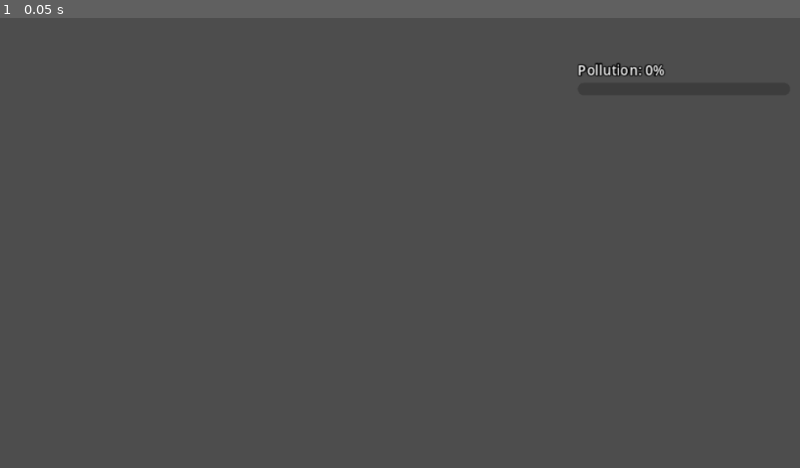
Above: before the commit, frame 1.
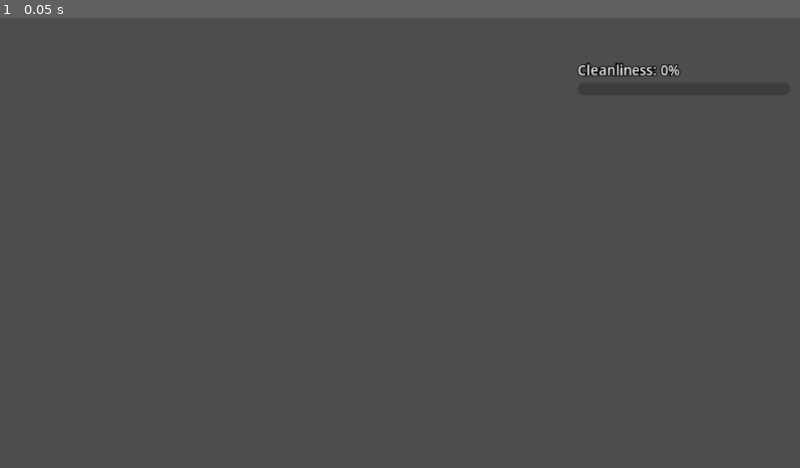
Above: after the commit, the same moment.

Repository: Faouzi-Blibech/EcoSus-Uncycled
Game: Godot game, scene res://ui/hud/hud.tscn
Same seed, same stepped clock (60 frames per second), same inputs: the game is played once before the commit and once after it. This scene is started directly instead of the project's main scene.
Inputs:
- Up to frame 1 (0.05 s): no input

The runs differ from the first frame. In frame 1, 0.2% of the frame differs, in the area x 72-86%, y 10-14%.

Commit message:
gameplay: protocol 2 client, v2 session fields, cleanliness HUD
- PROTOCOL_VERSION 2 in Net and the probe client
- Session reads spots, machine, gas and the private me fields (bags, cap, tool, heals, masks,
  infected_s, repollutes, ability) from snapshots and the rejoin welcome; missing means not mine
- HUD: green cleanliness meter, bag counter for Cleaners instead of the poison bar, no empty Tasks header
- Strings: Cleaner/Trasher on screen, Cleanliness meter, HUD_BAGS; HUD_POISON removed
- Hit, dump and pile clean stay until F2/F4 replace them (plan updated)

Merge together with the server's protocol 2 bump (Hedi, Task 2).

Diff:
--- a/client/autoload/net.gd
+++ b/client/autoload/net.gd
@@ -71,7 +71,7 @@
 	"sabotage_ended",
 ]
 
-const PROTOCOL_VERSION: int = 1
+const PROTOCOL_VERSION: int = 2
 const TILE_PX: float = 32.0
 const DEFAULT_SPEED_TILES_PER_S: float = 2.5
 const CONNECT_TIMEOUT_S: float = 6.0
--- a/client/autoload/session.gd
+++ b/client/autoload/session.gd
@@ -94,6 +94,23 @@
 var signature: Variant = null
 
 var meter: float = 0.0
+## v2 (protocol 2). Spot id -> "dirty" or "clean", from every snapshot.
+var spots: Dictionary = {}
+var machine_jammed: bool = false
+## The room a toxic gas warning runs in ("" when none) and the seconds before it lands.
+var gas_room: String = ""
+var gas_in_s: float = 0.0
+## Cleaner-only private fields. bag_cap 0 means this seat has no bags (a Trasher): no bag counter.
+var bags: int = 0
+var bag_cap: int = 0
+var has_tool: bool = false
+var heals: int = 0
+var masks: int = 0
+## Seconds before the virus takes me out; -1 when not infected.
+var infected_s: float = -1.0
+## Trasher-only: re-pollutes so far and the unlocked ability ("", "virus" or "gas").
+var repollutes: int = 0
+var ability: String = ""
 var match_t: float = 0.0
 var me_pos: Vector2 = Vector2.ZERO
 var has_me_pos: bool = false
@@ -398,6 +415,11 @@
 	last_chat_t = -1.0e9
 	ghost_chat = []
 	last_game_over = {}
+	spots = {}
+	machine_jammed = false
+	gas_room = ""
+	gas_in_s = 0.0
+	_read_private({})
 
 
 func _mark_out_from_seats() -> void:
@@ -462,6 +484,7 @@
 		cooldowns = Net.as_dict(st.get("cooldowns")).duplicate()
 		sabotage = Net.as_dict(st.get("sabotage")).duplicate(true)
 		emergencies_left = int(st.get("emergencies_left", 0))
+		_read_private(st)
 		var mt: Dictionary = Net.as_dict(st.get("meeting")).duplicate()
 		if not mt.is_empty():
 			mt["ends_at"] = Net.local_time() + float(mt.get("ends_in", 0.0))
@@ -531,6 +554,18 @@
 		poison = int(me["poison"])
 	if me.has("cd"):
 		cooldowns = Net.as_dict(me["cd"]).duplicate()
+	if data.has("me"):
+		_read_private(me)
+	if data.has("spots"):
+		spots = {}
+		for e in Net.as_array(data["spots"]):
+			var spot: Dictionary = Net.as_dict(e)
+			if spot.has("id"):
+				spots[str(spot["id"])] = str(spot.get("state", "dirty"))
+	machine_jammed = Net.as_dict(data.get("machine")).get("jammed") == true
+	var gas: Dictionary = Net.as_dict(data.get("gas"))
+	gas_room = str(gas.get("room", ""))
+	gas_in_s = _num(gas.get("in_s"), 0.0)
 	if me.has("status"):
 		is_out = str(me["status"]) == "out"
 		if is_out:
@@ -541,6 +576,25 @@
 		piles = []
 	sabotage = Net.as_dict(data.get("sabotage")).duplicate(true)
 	push_snapshot(data)
+
+
+## The v2 private fields of a snapshot's `me` or a rejoin's `welcome.state`. The server sends each only
+## to the seats it belongs to, so a missing (or null) key means "not mine", never an error.
+func _read_private(me: Dictionary) -> void:
+	bags = int(_num(me.get("bags"), 0.0))
+	bag_cap = int(_num(me.get("cap"), 0.0))
+	has_tool = me.get("tool") == true
+	heals = int(_num(me.get("heals"), 0.0))
+	masks = int(_num(me.get("masks"), 0.0))
+	infected_s = _num(me.get("infected_s"), -1.0)
+	repollutes = int(_num(me.get("repollutes"), 0.0))
+	ability = str(me["ability"]) if me.get("ability") is String else ""
+
+
+static func _num(v: Variant, fallback: float) -> float:
+	if typeof(v) == TYPE_INT or typeof(v) == TYPE_FLOAT:
+		return float(v)
+	return fallback
 
 
 func _on_event(data: Dictionary) -> void:
--- a/client/i18n/strings.csv
+++ b/client/i18n/strings.csv
@@ -41,11 +41,11 @@
 RECONNECT_TITLE,Connection lost,Connexion perdue
 RECONNECT_WAITING,Reconnecting...,Reconnexion...
 RECONNECT_TRYING,Reconnecting...,Reconnexion...
-ROLE_CITIZEN,Citizen,Citoyen
-ROLE_POLLUTER,Polluter,Pollueur
+ROLE_CITIZEN,Cleaner,Nettoyeur
+ROLE_POLLUTER,Trasher,Pollueur
 HUD_ROLE,Role: %s,Rôle : %s
 HUD_PARTNER,Partner: %s,Complice : %s
-HUD_METER,Pollution: %.0f%%,Pollution : %.0f%%
+HUD_METER,Cleanliness: %.0f%%,Propreté : %.0f%%
 HUD_PHASE,Phase: %s,Phase : %s
 HUD_PING,Weak connection,Connexion faible
 PHASE_LOBBY,Lobby,Salon
@@ -154,7 +154,6 @@
 HUD_TASK_STEPS,%d/%d,%d/%d
 HUD_TASK_ZONE,(%s),(%s)
 HUD_TASK_DONE,done,fait
-HUD_POISON,Poison (out at 100%),Poison (éliminé à 100 %)
 HUD_TIMER,%d:%02d,%d:%02d
 ACT_USE,Use,Agir
 ACT_REPORT,Report,Signaler
@@ -255,3 +254,4 @@
 MEETING_GHOST_LINE,%s (ghost): %s,%s (fantôme) : %s
 CHAT_GHOST_HINT,Ghost chat: only out players see it.,Discussion des fantômes : seuls les joueurs éliminés la voient.
 GHOST_CHAT_TITLE,Ghost chat,Discussion des fantômes
+HUD_BAGS,Bags: %d/%d,Sacs : %d/%d
--- a/client/tests/test_chat_text.gd
+++ b/client/tests/test_chat_text.gd
@@ -470,7 +470,7 @@
 	n.send_chat_text("hello")
 	assert_eq(n.last_type, "chat_text", "message type")
 	assert_eq(n.last_fields, {"text": "hello"}, "the text and nothing else")
-	assert_eq(n.PROTOCOL_VERSION, 1, "protocol version 1")
+	assert_eq(n.PROTOCOL_VERSION, 2, "protocol version 2")
 	assert_eq(ProbeClient.PROTOCOL_VERSION, n.PROTOCOL_VERSION, "the probe client says the same")
 	return true
 
--- /dev/null
+++ b/client/tests/test_session_v2.gd
@@ -0,0 +1,130 @@
+extends "res://tests/test_case.gd"
+## Protocol 2 (Cleaners vs Trashers) fields in Session: snapshot, rejoin welcome, new match.
+## Snapshots here skip `me.pos`: Net turns positions into Vector2 before Session sees them.
+
+const TEST_SAVE: String = "user://test_session_v2.cfg"
+const TEST_EJECTIONS: String = "user://test_ejections_v2.cfg"
+
+
+func _session() -> Object:
+	var s: Object = track(load("res://autoload/session.gd").new())
+	s.save_path = TEST_SAVE
+	s.ejections_path = TEST_EJECTIONS
+	return s
+
+
+func _cleanup_save() -> void:
+	for path in [TEST_SAVE, TEST_EJECTIONS]:
+		if FileAccess.file_exists(path):
+			DirAccess.remove_absolute(ProjectSettings.globalize_path(path))
+
+
+func _cleaner_snapshot() -> Dictionary:
+	return {
+		"t": "snapshot", "tick": 10, "s": 5.0, "phase": "playing", "meter": 30.0,
+		"me": {"vision": 4.0, "emergencies_left": 2,
+			"bags": 1, "cap": 1, "tool": false, "heals": 0, "masks": 1, "infected_s": 24.0},
+		"spots": [{"id": "market_bins", "state": "dirty"}, {"id": "depot_sink", "state": "clean"}],
+		"machine": {"jammed": false},
+		"gas": null,
+	}
+
+
+func _trasher_snapshot() -> Dictionary:
+	return {
+		"t": "snapshot", "tick": 11, "s": 5.05, "phase": "playing", "meter": 20.0,
+		"me": {"vision": 5.0, "emergencies_left": 2,
+			"repollutes": 2, "ability": "virus",
+			"cd": {"repollute": 4.5, "virus": 0.0, "gas": 0.0, "sabotage": 10.0}},
+		"spots": [{"id": "market_bins", "state": "clean"}],
+		"machine": {"jammed": true},
+		"gas": {"room": "gas_market", "in_s": 2.1},
+	}
+
+
+func test_client_speaks_protocol_2() -> bool:
+	assert_eq(Net.PROTOCOL_VERSION, 2, "protocol version sent in hello")
+	return true
+
+
+func test_cleaner_snapshot_fields() -> bool:
+	var s: Object = _session()
+	s._on_snapshot(_cleaner_snapshot())
+	assert_near(s.meter, 30.0, 0.001, "meter is cleanliness")
+	assert_eq(s.spots, {"market_bins": "dirty", "depot_sink": "clean"}, "spots by id")
+	assert_eq(s.bags, 1, "bags")
+	assert_eq(s.bag_cap, 1, "cap")
+	assert_eq(s.has_tool, false, "tool")
+	assert_eq(s.heals, 0, "heals")
+	assert_eq(s.masks, 1, "masks")
+	assert_near(s.infected_s, 24.0, 0.001, "infected countdown")
+	assert_eq(s.machine_jammed, false, "machine runs")
+	assert_eq(s.gas_room, "", "no gas warning")
+	assert_eq(s.repollutes, 0, "a Cleaner has no re-pollute count")
+	assert_eq(s.ability, "", "a Cleaner has no ability")
+	return true
+
+
+func test_trasher_snapshot_fields() -> bool:
+	var s: Object = _session()
+	s._on_snapshot(_trasher_snapshot())
+	assert_eq(s.repollutes, 2, "re-pollutes")
+	assert_eq(s.ability, "virus", "ability")
+	assert_near(float(s.cooldowns.get("repollute", -1.0)), 4.5, 0.001, "repollute cooldown")
+	assert_near(float(s.cooldowns.get("sabotage", -1.0)), 10.0, 0.001, "sabotage cooldown")
+	assert_eq(s.bags, 0, "a Trasher has no bags")
+	assert_eq(s.bag_cap, 0, "cap 0 means no bag counter")
+	assert_near(s.infected_s, -1.0, 0.001, "a Trasher is never infected")
+	assert_eq(s.machine_jammed, true, "machine jammed")
+	assert_eq(s.gas_room, "gas_market", "gas room")
+	assert_near(s.gas_in_s, 2.1, 0.001, "gas warning time")
+	return true
+
+
+func test_missing_fields_mean_not_mine() -> bool:
+	var s: Object = _session()
+	s._on_snapshot(_cleaner_snapshot())
+	var healed: Dictionary = _cleaner_snapshot()
+	healed["me"].erase("infected_s")
+	healed["gas"] = null
+	s._on_snapshot(healed)
+	assert_near(s.infected_s, -1.0, 0.001, "no infected_s after a heal")
+	s._on_snapshot(_trasher_snapshot())
+	var calm: Dictionary = _trasher_snapshot()
+	calm["gas"] = null
+	calm["me"]["ability"] = null
+	s._on_snapshot(calm)
+	assert_eq(s.gas_room, "", "gas over")
+	assert_near(s.gas_in_s, 0.0, 0.001, "no gas time")
+	assert_eq(s.ability, "", "null ability")
+	return true
+
+
+func test_rejoin_welcome_restores_v2_fields() -> bool:
+	var s: Object = _session()
+	s._on_welcome({
+		"seat": 1, "room": "ABCD", "token": "tok", "phase": "playing",
+		"state": {"phase": "playing", "role": "citizen", "status": "active", "tasks": [], "poison": null,
+			"bags": 2, "cap": 3, "tool": true, "heals": 1, "masks": 0, "infected_s": 12.0},
+	})
+	assert_eq(s.bags, 2, "bags")
+	assert_eq(s.bag_cap, 3, "backpack cap")
+	assert_eq(s.has_tool, true, "tool")
+	assert_eq(s.heals, 1, "heals")
+	assert_near(s.infected_s, 12.0, 0.001, "infection survives a rejoin")
+	_cleanup_save()
+	return true
+
+
+func test_new_match_resets_v2_fields() -> bool:
+	var s: Object = _session()
+	s._on_snapshot(_trasher_snapshot())
+	s._on_match_started({"role": "citizen", "spawn": Vector2.ZERO})
+	assert_eq(s.spots, {}, "spots")
+	assert_eq(s.repollutes, 0, "re-pollutes")
+	assert_eq(s.ability, "", "ability")
+	assert_eq(s.machine_jammed, false, "machine")
+	assert_eq(s.gas_room, "", "gas")
+	assert_near(s.infected_s, -1.0, 0.001, "infection")
+	_cleanup_save()
+	return true
--- a/client/tools/probe/probe_client.gd
+++ b/client/tools/probe/probe_client.gd
@@ -4,7 +4,7 @@
 ## autoloads. Every call polls the socket itself, so no scene tree or frames are needed.
 
 ## The wire protocol version of the hello (Net.PROTOCOL_VERSION; a test keeps the two equal).
-const PROTOCOL_VERSION: int = 1
+const PROTOCOL_VERSION: int = 2
 const MOVE_HZ: float = 10.0
 const MAX_SPEED_TILES_PER_S: float = 2.4
 const ARRIVE_EPS: float = 0.01
--- a/client/ui/hud/hud.gd
+++ b/client/ui/hud/hud.gd
@@ -1,6 +1,6 @@
 class_name Hud
 extends CanvasLayer
-## In-round HUD: task list, pollution meter, match timer, own poison, the action buttons with
+## In-round HUD: task list, cleanliness meter, match timer, bags carried, the action buttons with
 ## cooldown rings, the sabotage banner, the role reveal card, toasts and the spectator overlay. It only shows
 ## what Session holds; actions go through the bound round (RoundScene.perform_action).
 
@@ -14,8 +14,7 @@
 const TOAST_BOTTOM_OFFSET_PX: float = -84.0
 const SMALL_FONT: int = 11
 const DONE_COLOR: Color = Color(0.6, 0.6, 0.6)
-const POISON_COLOR: Color = Color(0.55, 0.85, 0.2)
-const METER_COLOR: Color = Color(0.85, 0.5, 0.2)
+const METER_COLOR: Color = Color(0.3, 0.8, 0.35)
 ## The ping line appears only above this (a good ping is a debug readout, not player information).
 const WEAK_PING_MS: int = 250
 ## Grid slot order (REPORT USE / DUMP HIT / SABOTAGE); each button keeps its slot while hidden.
@@ -42,8 +41,7 @@
 var _timer_label: Label
 var _meter_label: Label
 var _meter_bar: ProgressBar
-var _poison_box: VBoxContainer
-var _poison_bar: ProgressBar
+var _bags_label: Label
 var _ping_label: Label
 var _buttons: Dictionary = {}
 var _fix_button: ActionButton
@@ -152,16 +150,11 @@
 	_timer_label.horizontal_alignment = HORIZONTAL_ALIGNMENT_RIGHT
 	_meter_label = UIKit.make_hud_label(SMALL_FONT)
 	_meter_bar = _make_bar(METER_COLOR)
-	var poison_label: Label = UIKit.make_hud_label(SMALL_FONT)
-	poison_label.text = tr("HUD_POISON")
-	_poison_bar = _make_bar(POISON_COLOR)
-	_poison_box = UIKit.make_vbox(2)
-	_poison_box.mouse_filter = Control.MOUSE_FILTER_IGNORE
-	_poison_box.add_child(poison_label)
-	_poison_box.add_child(_poison_bar)
+	_bags_label = UIKit.make_hud_label(SMALL_FONT)
+	_bags_label.horizontal_alignment = HORIZONTAL_ALIGNMENT_RIGHT
 	_ping_label = UIKit.make_hud_label(SMALL_FONT)
 	_ping_label.horizontal_alignment = HORIZONTAL_ALIGNMENT_RIGHT
-	for n in [_timer_label, _meter_label, _meter_bar, _poison_box, _ping_label]:
+	for n in [_timer_label, _meter_label, _meter_bar, _bags_label, _ping_label]:
 		box.add_child(n)
 
 
@@ -368,8 +361,11 @@
 	_meter_bar.value = Session.meter
 	var left: int = maxi(ceili(Session.deadline_t - Session.clock_t), 0) if Session.deadline_t > 0.0 else 0
 	_timer_label.text = tr("HUD_TIMER") % [floori(left / 60.0), left % 60] if Session.deadline_t > 0.0 else ""
-	_poison_box.visible = Session.role == "citizen"
-	_poison_bar.value = Session.poison
+	# Only a Cleaner has bags (cap > 0); the server never sends a Trasher's.
+	_bags_label.visible = Session.bag_cap > 0
+	_bags_label.text = tr("HUD_BAGS") % [Session.bags, Session.bag_cap] if Session.bag_cap > 0 else ""
+	# v2 has no per-player task list (spots replace it): no empty "Tasks" header.
+	_tasks_header.visible = not Session.my_tasks.is_empty()
 	_ping_label.text = tr("HUD_PING") if Net.ping_ms > WEAK_PING_MS else ""
 
 
Not shown, added: client/tests/test_session_v2.gd.uid
Not shown, changed: docs/superpowers/plans/2026-11-21-faouzi-client-gameplay.md
